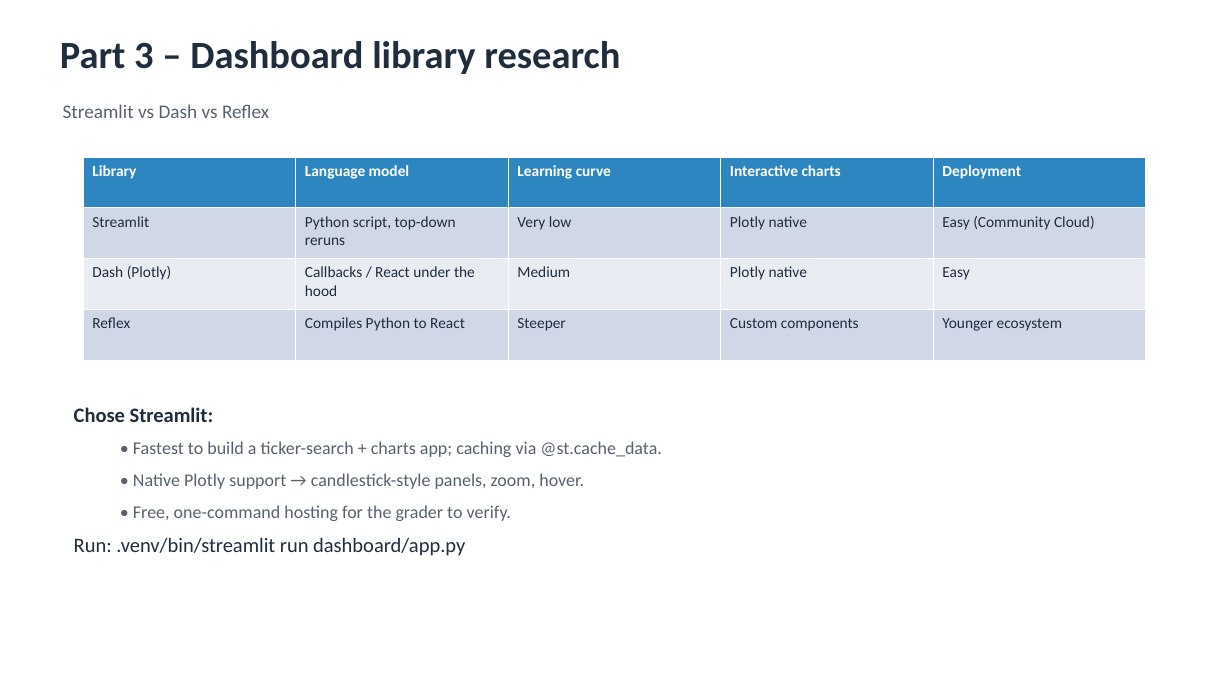
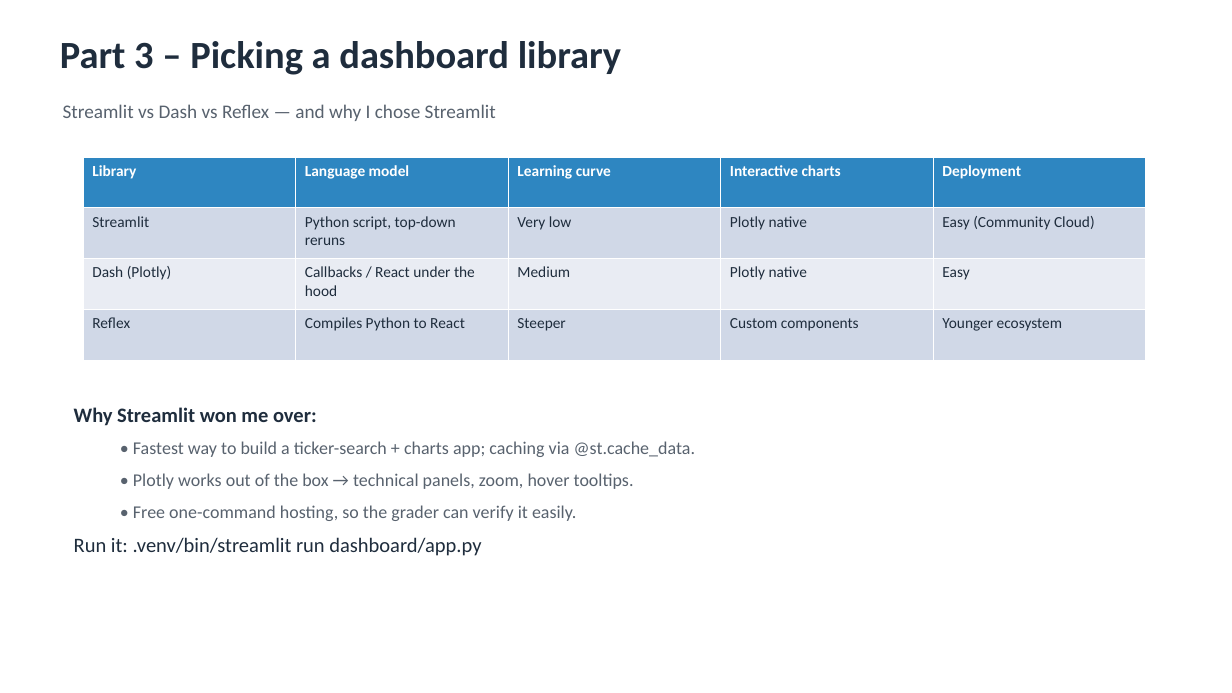
Before and after one commit to jaismine19/NextClose, a slide deck: slide 10 of docs/CSIS4260_Assignment1_Dashboard_Screenshots.pptx. Drawn at 1232x693 pixels with LibreOffice and Linux fonts; fonts in the diff are those of the drawing. Boxes give left, top, right and bottom in pixels: in the first picture for what was removed or moved away, otherwise in the second. Text is boxed around its words. In the diff, an @@ line names an element or a change of style, - is before the commit and + after.

Commit message:
Polish README, slide deck and dashboard wording; credit Jaismine Kaur

```diff
--- a/docs/CSIS4260_Assignment1_Dashboard_Screenshots.pptx
+++ b/docs/CSIS4260_Assignment1_Dashboard_Screenshots.pptx
@@ text at box(60, 41, 621, 75): text changed @@
-Part 3 – Dashboard library research
+Part 3 – Picking a dashboard library
@@ text at box(63, 104, 496, 121): text changed @@
-Streamlit vs Dash vs Reflex
+Streamlit vs Dash vs Reflex — and why I chose Streamlit
@@ text at box(74, 407, 695, 556): text changed @@
-Chose Streamlit:
-  • Fastest to build a ticker-search + charts app; caching via @st.cache_data.
-  • Native Plotly support → candlestick-style panels, zoom, hover.
-  • Free, one-command hosting for the grader to verify.
-Run: .venv/bin/streamlit run dashboard/app.py
+Why Streamlit won me over:
+  • Fastest way to build a ticker-search + charts app; caching via @st.cache_data.
+  • Plotly works out of the box → technical panels, zoom, hover tooltips.
+  • Free one-command hosting, so the grader can verify it easily.
+Run it: .venv/bin/streamlit run dashboard/app.py
```
Also in this commit, not shown: 11 other slides changed, 7 other files.
